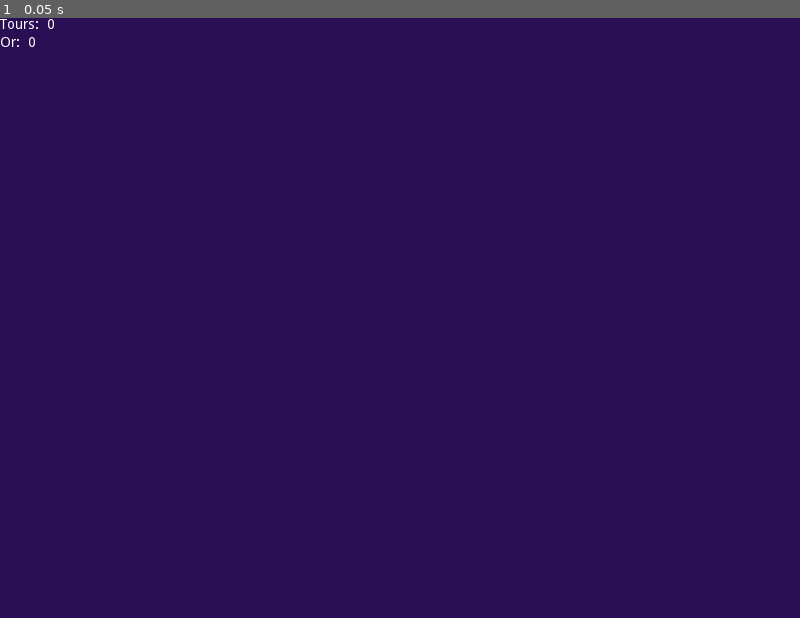
Above: before the commit, frame 1.
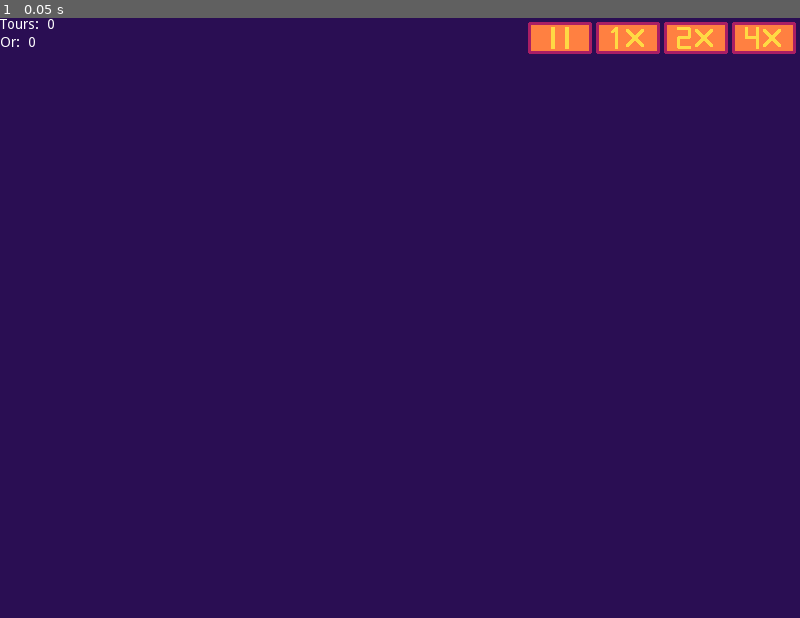
Above: after the commit, the same moment.

Repository: Majimo/LoopWar
Game: Godot game, scene res://Scenes/HUD.tscn
The game is run twice, just before and just after one commit, with the same random seed, the same clock (stepped at 60 frames per second) and the same inputs. This scene is started directly instead of the project's main scene.
Inputs:
- Up to frame 1 (0.05 s): no input

The runs differ from the first frame. In frame 1, 1.7% of the frame differs, in the area x 66-100%, y 0-6%.

Commit message:
Add player walk speed controller

Diff:
--- a/Autoloads/Events.gd
+++ b/Autoloads/Events.gd
@@ -2,6 +2,8 @@
 
 # warnings-disable
 signal path_points_changed()
+
+signal player_speed_changed()
 
 signal lap_finished()
 signal nb_laps_changed()
--- a/Autoloads/Game.gd
+++ b/Autoloads/Game.gd
@@ -11,6 +11,7 @@
 var blue = '#49e7ec'
 
 var actual_path_points: Array = [] setget set_actual_path_points, get_actual_path_points
+var player_walk_speed = 200 setget set_player_walk_speed, get_player_walk_speed
 var nb_laps: int = 0 setget set_nb_laps, get_nb_laps
 var nb_gold: int = 0 setget set_nb_gold, get_nb_gold
 
@@ -21,6 +22,11 @@
 	if value != actual_path_points:
 		actual_path_points = value
 func get_actual_path_points() -> Array: return actual_path_points
+
+func set_player_walk_speed(value: int):
+	if value != player_walk_speed:
+		player_walk_speed = value * 200
+func get_player_walk_speed() -> int: return player_walk_speed
 
 func set_nb_laps(value: int):
 	if value != nb_laps:
@@ -39,9 +45,10 @@
 
 func _ready():
 	randomize()
-	EVENTS.connect("lap_finished", self, "on_EVENTS_lap_finished")
-	EVENTS.connect("gold_collected", self, "on_EVENTS_gold_collected")
-	EVENTS.connect("path_points_changed", self, "on_EVENTS_path_points_changed")
+	var _gold = EVENTS.connect("gold_collected", self, "on_EVENTS_gold_collected")
+	var _lap = EVENTS.connect("lap_finished", self, "on_EVENTS_lap_finished")
+	var _path = EVENTS.connect("path_points_changed", self, "on_EVENTS_path_points_changed")
+	var _speed = EVENTS.connect("player_speed_changed", self, "on_EVENTS_player_speed_changed")
 
 
 #### SIGNALS ####
@@ -49,6 +56,9 @@
 func on_EVENTS_path_points_changed(points: Array):
 	set_actual_path_points(points)
 
+func on_EVENTS_player_speed_changed(speed: int):
+	set_player_walk_speed(speed)
+
 func on_EVENTS_lap_finished():
 	set_nb_laps(nb_laps + 1)
 
--- a/Scenes/HUD.tscn
+++ b/Scenes/HUD.tscn
@@ -1,6 +1,10 @@
-[gd_scene load_steps=2 format=2]
+[gd_scene load_steps=6 format=2]
 
 [ext_resource path="res://Scripts/HUD.gd" type="Script" id=1]
+[ext_resource path="res://Assets/HUD/Button_4x.png" type="Texture" id=2]
+[ext_resource path="res://Assets/HUD/Button_0x.png" type="Texture" id=3]
+[ext_resource path="res://Assets/HUD/Button_2x.png" type="Texture" id=4]
+[ext_resource path="res://Assets/HUD/Button_1x.png" type="Texture" id=5]
 
 [node name="HUD" type="Control"]
 margin_right = 40.0
@@ -59,3 +63,52 @@
 __meta__ = {
 "_edit_use_anchors_": false
 }
+
+[node name="SpeedBoxContainer" type="HBoxContainer" parent="."]
+margin_left = 528.0
+margin_top = 4.0
+margin_right = 796.0
+margin_bottom = 37.0
+__meta__ = {
+"_edit_use_anchors_": false
+}
+
+[node name="PauseButton" type="TextureButton" parent="SpeedBoxContainer"]
+margin_right = 64.0
+margin_bottom = 33.0
+texture_normal = ExtResource( 3 )
+__meta__ = {
+"_edit_lock_": true
+}
+
+[node name="Speed1Button" type="TextureButton" parent="SpeedBoxContainer"]
+margin_left = 68.0
+margin_right = 132.0
+margin_bottom = 33.0
+texture_normal = ExtResource( 5 )
+__meta__ = {
+"_edit_lock_": true
+}
+
+[node name="Speed2Button" type="TextureButton" parent="SpeedBoxContainer"]
+margin_left = 136.0
+margin_right = 200.0
+margin_bottom = 33.0
+texture_normal = ExtResource( 4 )
+__meta__ = {
+"_edit_lock_": true
+}
+
+[node name="Speed4Button" type="TextureButton" parent="SpeedBoxContainer"]
+margin_left = 204.0
+margin_right = 268.0
+margin_bottom = 33.0
+texture_normal = ExtResource( 2 )
+__meta__ = {
+"_edit_lock_": true
+}
+
+[connection signal="pressed" from="SpeedBoxContainer/PauseButton" to="." method="_on_PauseButton_pressed"]
+[connection signal="pressed" from="SpeedBoxContainer/Speed1Button" to="." method="_on_Speed1Button_pressed"]
+[connection signal="pressed" from="SpeedBoxContainer/Speed2Button" to="." method="_on_Speed2Button_pressed"]
+[connection signal="pressed" from="SpeedBoxContainer/Speed4Button" to="." method="_on_Speed4Button_pressed"]
--- a/Scripts/CharacterFollow.gd
+++ b/Scripts/CharacterFollow.gd
@@ -1,6 +1,4 @@
 extends PathFollow2D
-
-export var character_speed = 250
 
 onready var audio_stream = $AudioStreamPlayer2D
 
@@ -13,6 +11,7 @@
 	play_walk_sound()
 
 func _process(delta):
+	var character_speed = GAME.get_player_walk_speed()
 	set_offset(get_offset() + character_speed * delta)
 
 	# Avoid random first increment of laps
--- a/Scripts/Ennemy.gd
+++ b/Scripts/Ennemy.gd
@@ -43,7 +43,6 @@
 
 func on_EVENTS_path_points_changed(points: Array):
 	if points.size() > 1:
-		print(points)
 		var point_idx = randi() % points.size() - 1
 		if point_idx < 0:
 			point_idx = randi() % points.size() - 1
--- a/Scripts/HUD.gd
+++ b/Scripts/HUD.gd
@@ -2,6 +2,10 @@
 
 onready var lap_count = $VBoxContainer/HBoxContainer/LapCount
 onready var gold_count = $VBoxContainer/HBoxContainer2/GoldCount
+onready var pause = $SpeedBoxContainer/PauseButton
+onready var speed1 = $SpeedBoxContainer/Speed1Button
+onready var speed2 = $SpeedBoxContainer/Speed2Button
+onready var speed4 = $SpeedBoxContainer/Speed4Button
 
 
 #### METHODS ####
@@ -18,3 +22,15 @@
 
 func on_EVENTS_nb_gold_changed(nb_gold: int):
 	gold_count.set_text(String(nb_gold))
+
+func _on_PauseButton_pressed():
+	EVENTS.emit_signal("player_speed_changed", 0)
+
+func _on_Speed1Button_pressed():
+	EVENTS.emit_signal("player_speed_changed", 1)
+
+func _on_Speed2Button_pressed():
+	EVENTS.emit_signal("player_speed_changed", 2)
+
+func _on_Speed4Button_pressed():
+	EVENTS.emit_signal("player_speed_changed", 4)
Binary file added: Assets/HUD/Button_0x.png
Not shown, added: Assets/HUD/Button_0x.png.import
Binary file added: Assets/HUD/Button_1x.png
Not shown, added: Assets/HUD/Button_1x.png.import
Binary file added: Assets/HUD/Button_2x.png
Not shown, added: Assets/HUD/Button_2x.png.import
Binary file added: Assets/HUD/Button_4x.png
Not shown, added: Assets/HUD/Button_4x.png.import
